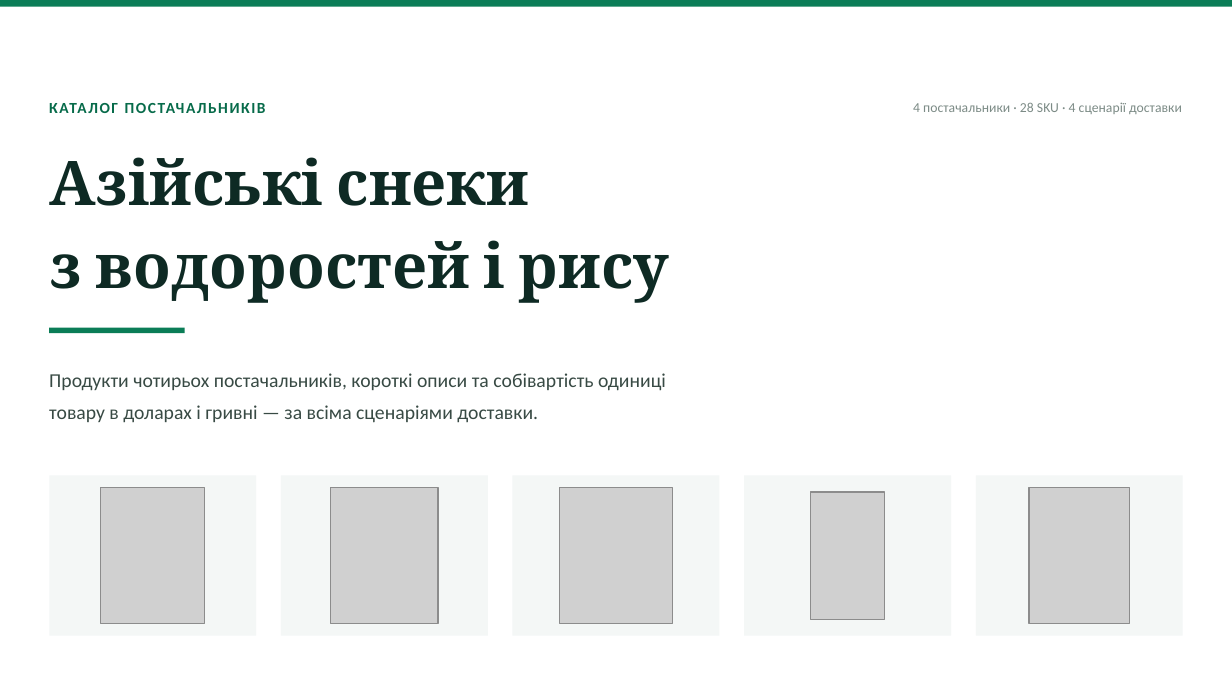
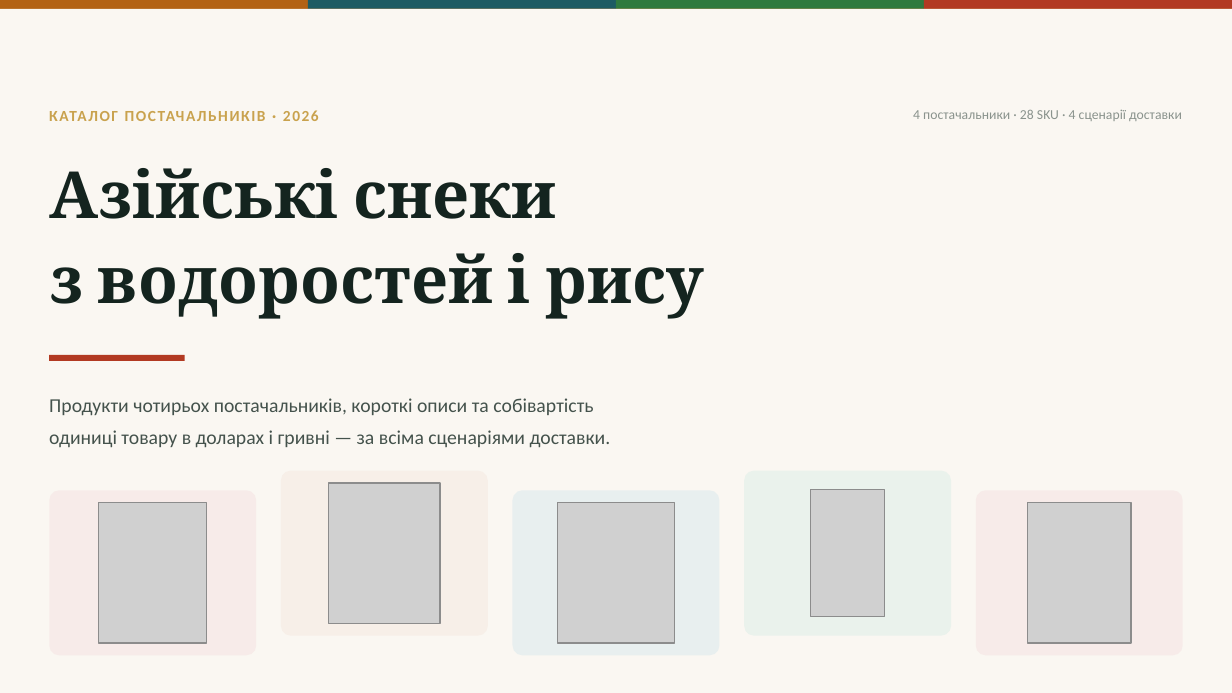
Before and after one commit to IllyaChaplygin/Chaplygin-Illya, a slide deck: slide 1 of presentation/Постачальники_снеків_собівартість.pptx. Drawn at 1232x693 pixels with LibreOffice and Linux fonts; fonts in the diff are those of the drawing; grey boxes stand for pictures. Boxes give left, top, right and bottom in pixels: in the first picture for what was removed or moved away, otherwise in the second. Text is boxed around its words. In the diff, an @@ line names an element or a change of style, - is before the commit and + after.

```diff
--- a/presentation/Постачальники_снеків_собівартість.pptx
+++ b/presentation/Постачальники_снеків_собівартість.pptx
@@ rectangle at [0, 0, 1232, 9]: fill #0B7D57 to #B36214 @@
@@ rectangle added at [0, 0, 1232, 692], fill #FAF7F2 @@
@@ rectangle added at [0, 0, 308, 9], fill #B36214 @@
@@ rectangle added at [308, 0, 616, 9], fill #1D5B63 @@
@@ rectangle added at [616, 0, 924, 9], fill #2F7A3E @@
@@ rectangle added at [924, 0, 1232, 9], fill #B23A22 @@
@@ text at [49, 106, 788, 126]: text changed; text colour #076B4A to #C9A24E @@
-КАТАЛОГ ПОСТАЧАЛЬНИКІВ
+КАТАЛОГ ПОСТАЧАЛЬНИКІВ · 2026
@@ text "4 постачальники · 28 SKU ...": place and size @@
-text "4 постачальники · 28 SKU ..." at [913, 102, 1182, 114]
+text "4 постачальники · 28 SKU ..." at [913, 110, 1182, 121]
@@ text "4 постачальники · 28 SKU ..." at [913, 110, 1182, 121]: text colour #7C8B86 to #8A938D @@
@@ text "Азійські снеки": place and size @@
-text "Азійські снеки" at [49, 157, 669, 303]
+text "Азійські снеки" at [49, 168, 704, 319]
@@ text "Азійські снеки" at [49, 168, 704, 319]: size 36 to 38 pt, text colour #0E2A24 to #14241F; line spacing 1.12 to 1.1 @@
@@ rectangle: place and size @@
-rectangle at [49, 328, 185, 333]
+rectangle at [49, 355, 185, 361]
@@ rectangle at [49, 355, 185, 361]: fill #0B7D57 to #B23A22 @@
@@ text at [49, 398, 611, 448]: text changed; text colour #384A44 to #44524C @@
-Продукти чотирьох постачальників, короткі описи та собівартість одиниці
-товару в доларах і гривні — за всіма сценаріями доставки.
+Продукти чотирьох постачальників, короткі описи та собівартість
+одиниці товару в доларах і гривні — за всіма сценаріями доставки.
@@ rectangle removed at [49, 476, 256, 636] @@
@@ rectangle removed at [281, 476, 488, 636] @@
@@ rounded rectangle added at [281, 471, 488, 636], fill #F7EFE8 @@
@@ rectangle removed at [513, 476, 719, 636] @@
@@ rectangle removed at [744, 476, 951, 636] @@
@@ rounded rectangle added at [744, 471, 951, 636], fill #EAF2EC @@
@@ rectangle removed at [976, 476, 1183, 636] @@
@@ rounded rectangle added at [49, 490, 256, 655], fill #F7EBE9 @@
@@ picture: place and size @@
-picture at [101, 488, 205, 623]
+picture at [99, 503, 207, 643]
@@ picture: place and size @@
-picture at [330, 488, 437, 623]
+picture at [329, 483, 440, 623]
@@ rounded rectangle added at [513, 490, 719, 655], fill #E8EFEF @@
@@ picture: place and size @@
-picture at [559, 488, 673, 623]
+picture at [558, 503, 675, 643]
@@ rounded rectangle added at [976, 490, 1183, 655], fill #F7EBE9 @@
@@ picture: place and size @@
-picture at [1029, 488, 1129, 623]
+picture at [1027, 503, 1131, 643]
```
Also in this commit, not shown: 13 other slides changed, 3 other files.
